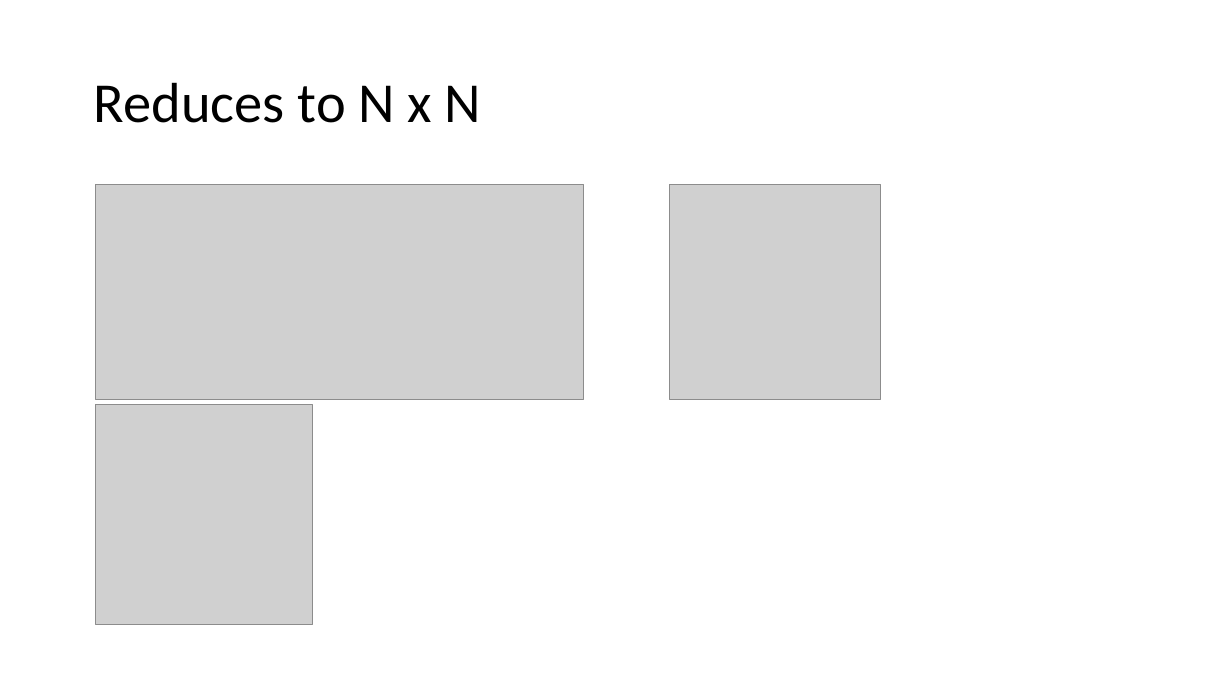
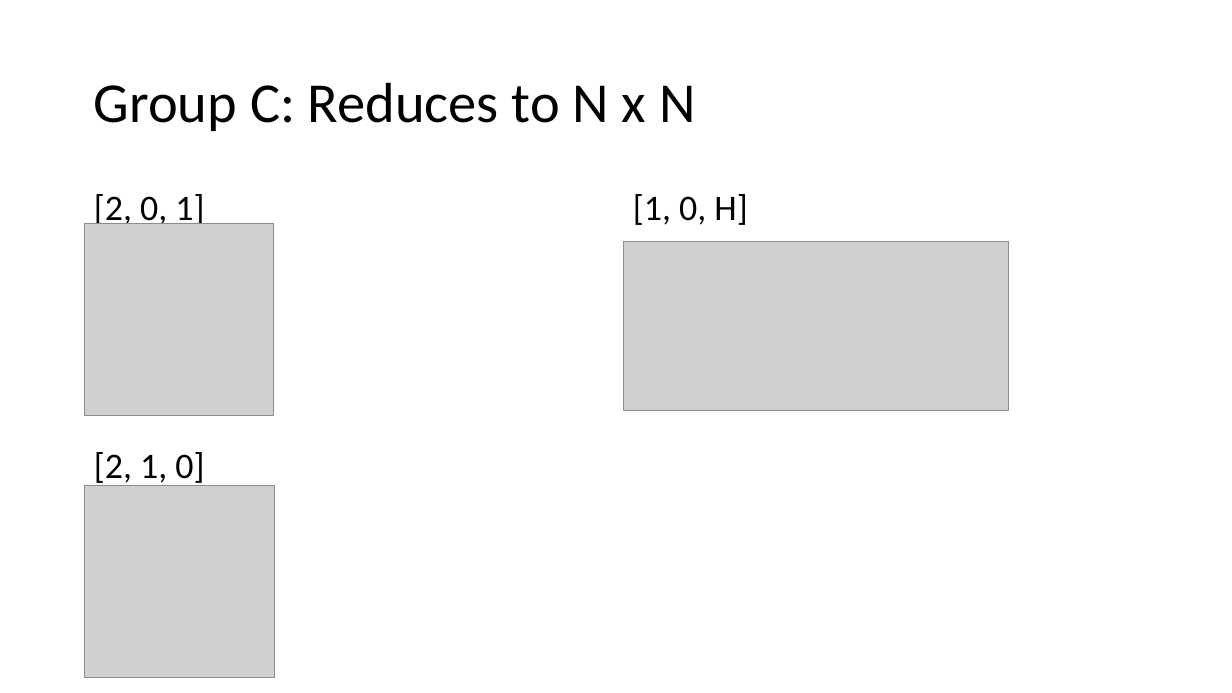
Before and after one commit to EzraSkwarka/Math-Capstone, a slide deck: slide 26 of Presentation/Mat Cap draft.pptx (slide 20 before the commit). Drawn at 1232x693 pixels with LibreOffice and Linux fonts; fonts in the diff are those of the drawing; grey boxes stand for pictures. Boxes give left, top, right and bottom in pixels: in the first picture for what was removed or moved away, otherwise in the second. Text is boxed around its words. In the diff, an @@ line names an element or a change of style, - is before the commit and + after.

```diff
--- a/Presentation/Mat Cap draft.pptx
+++ b/Presentation/Mat Cap draft.pptx
@@ title at (94, 82, 695, 131): text changed @@
-Reduces to N x N
+Group C: Reduces to N x N
@@ text added at (94, 194, 204, 487), 28 pt, text #000000 @@
+[2, 0, 1]
+[2, 1, 0]
@@ text added at (633, 194, 747, 225), 28 pt, text #000000 @@
+[1, 0, H]
@@ picture: place and size @@
-picture at (669, 185, 880, 399)
+picture at (85, 224, 274, 416)
@@ picture: place and size @@
-picture at (96, 185, 584, 399)
+picture at (624, 241, 1009, 410)
@@ picture: place and size @@
-picture at (96, 405, 312, 625)
+picture at (85, 485, 274, 677)
```
Also in this commit, not shown: 11 other slides changed, 9 slides added, 1 slide removed.
